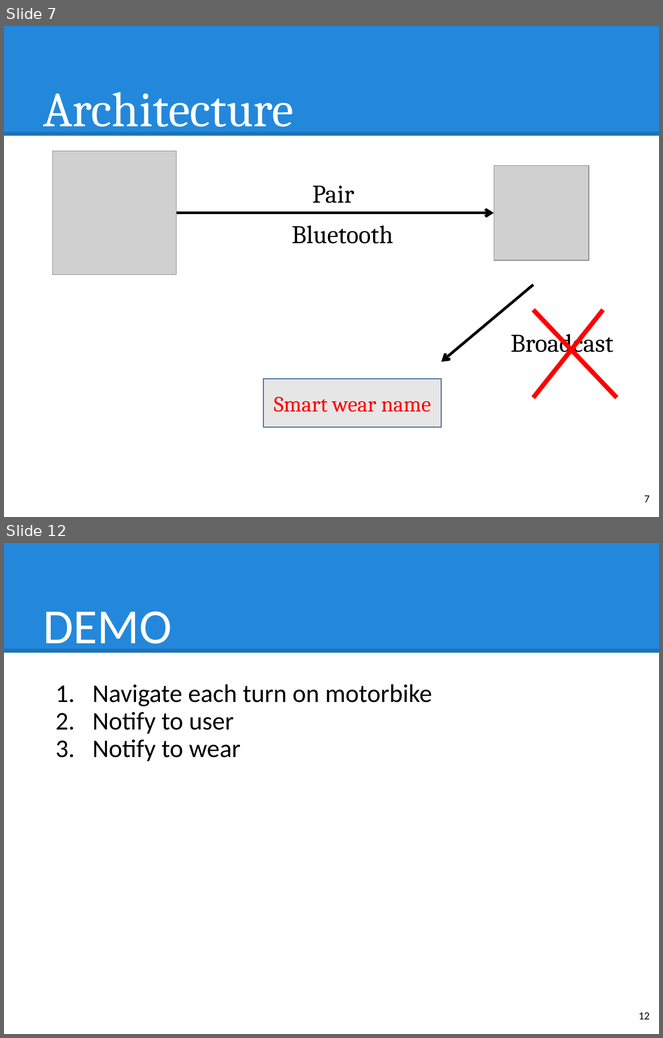
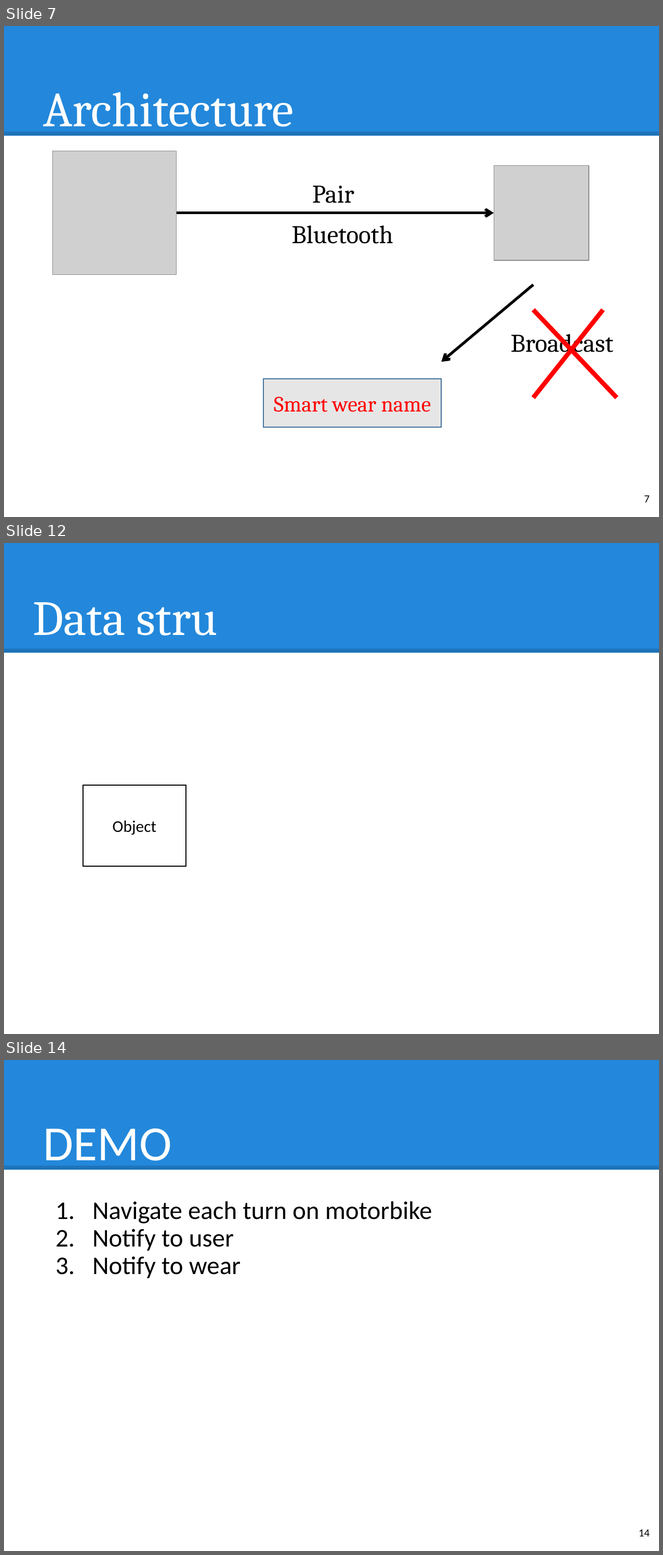
Before and after one commit to hqt/street-router, a slide deck: Document/presentation/nam/7 wear.pptx. Shown one above the other, each under a label of ours: slides 7 and 12 before the commit, slides 7, 12 and 14 after it; the slides between them are not shown. The pictures are 663x1038 and 663x1555 pixels, drawn with LibreOffice and Linux fonts; fonts in the diff are those of the drawing; grey boxes stand for pictures. Boxes give left, top, right and bottom in pixels: in the first picture for what was removed or moved away, otherwise in the second. Text is boxed around its words. In the diff, an @@ line names an element or a change of style, - is before the commit and + after.

```diff
--- a/Document/presentation/nam/7 wear.pptx
+++ b/Document/presentation/nam/7 wear.pptx
@@ slide 12 added at box(4, 543, 659, 1034), background #FFFFFF; not listed: 2 template elements that a slide beside it also shows @@
@@ text added at box(33, 602, 218, 636), 54 pt, text #FFFFFF @@
+Data stru
@@ rectangle added at box(83, 785, 186, 866), outline #000000 1 pt, 18 pt, text #000000 @@
+Object
@@ what was slide 12 is now slide 14 @@
@@ page number at box(639, 1530, 650, 1537): text changed @@
-12
+14
```
Also in this commit, not shown: 1 other slide added.
